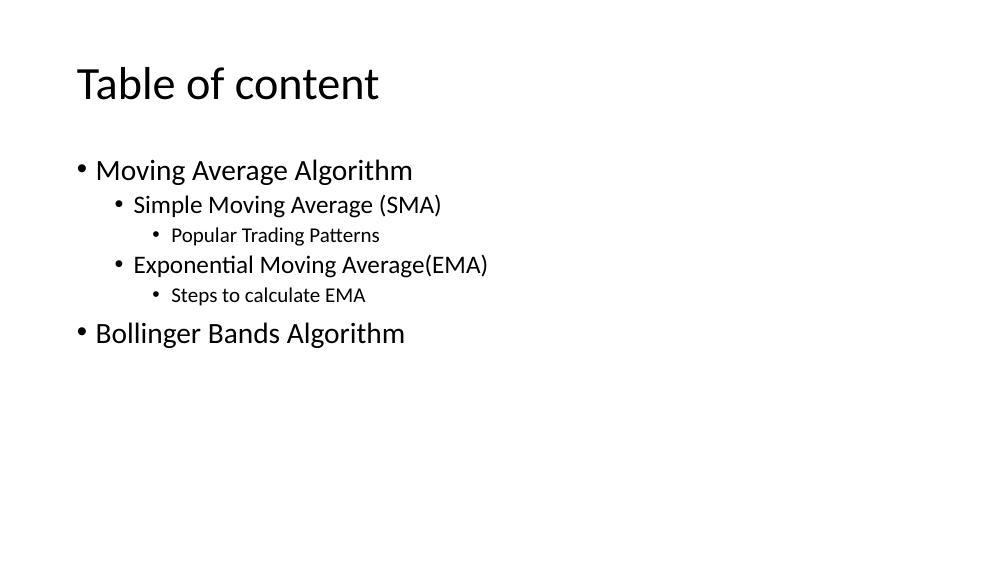
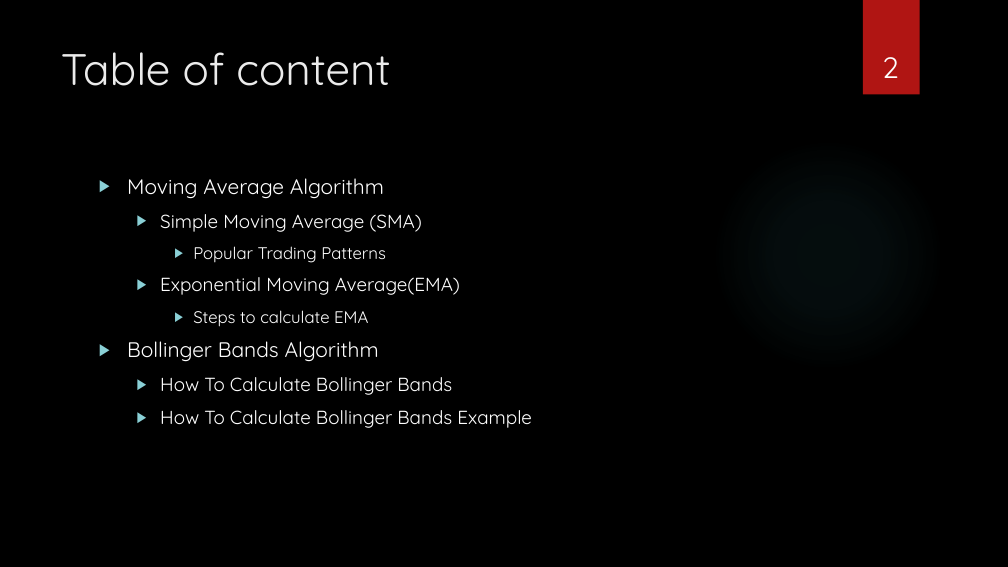
Before and after one commit to ShivakumarRavi/TradingAlgorithms, a slide deck: slide 2 of Python Assignment.pptx. Drawn at 1008x567 pixels with LibreOffice and Linux fonts; fonts in the diff are those of the drawing; background and template pictures are left out. Boxes give left, top, right and bottom in pixels: in the first picture for what was removed or moved away, otherwise in the second. Text is boxed around its words. In the diff, an @@ line names an element or a change of style, - is before the commit and + after.

```diff
--- a/Python Assignment.pptx
+++ b/Python Assignment.pptx
@@ background #FFFFFF to picture (left out) @@
@@ rectangle added at bbox=[863, 0, 920, 95], fill #B01513 @@
@@ title "Table of content": place and size @@
-title "Table of content" at bbox=[77, 67, 380, 100]
+title "Table of content" at bbox=[61, 52, 390, 86]
@@ title "Table of content" at bbox=[61, 52, 390, 86]: size 44 to 42 pt, font Calibri to Quicksand, text colour #000000 to #EBEBEB; line spacing 0.9 to 1; vertical alignment middle to top @@
@@ page number added at bbox=[882, 57, 899, 78], 28 pt, text #FFFFFF @@
+2
@@ ellipse added at bbox=[712, 138, 944, 371], fill gradient #50B9C1 @@
@@ text "Moving Average Algorithm": place and size @@
-text "Moving Average Algorithm" at bbox=[96, 159, 488, 348]
+text "Moving Average Algorithm" at bbox=[127, 178, 532, 428]
@@ text at bbox=[127, 178, 460, 362]: size 28 to 20 pt in "Moving Average Algorithm", "Bollinger Bands Algorithm"; font Calibri to Quicksand, text colour #000000 to #FFFFFF in "Moving Average Algorithm", "Simple Moving Average (SMA)", "Popular Trading Patterns", "Exponential Moving Average(EMA)" and 2 more places; size 24 to 18 pt in "Simple Moving Average (SMA)", "Exponential Moving Average(EMA)"; size 20 to 16 pt in "Popular Trading Patterns", "Steps to calculate EMA"; bullet • to ▶; line spacing 0.9 to 1; more space between paragraphs @@
@@ text at bbox=[160, 377, 532, 428]: paragraphs added @@
+  ▶ How To Calculate Bollinger Bands
+  ▶ How To Calculate Bollinger Bands Example
```
Also in this commit, not shown: 15 other slides changed, 1 other file.
